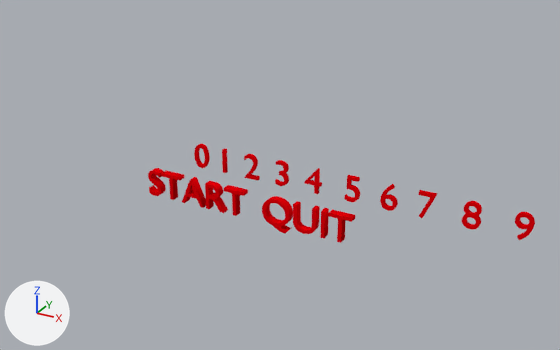
Before and after pictures for a commit that changed the Blender file Assets/Models/TutorialAssets/3DTextUI.blend.
Camera for both pictures: a 50 mm lens placed at (11.08, -16.54, 8.56), pointed at (2.1, -0.22, 0.39). Arrows for +X, +Y and +Z are at lower left; the lights stay in place.

In view in the first picture: '8', 'QUIT', 'START'.
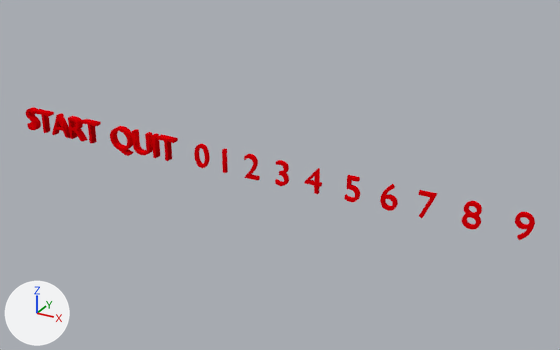
What the commit changed:
Object 'QUIT' (ob_quit) moves from (2.62, -2.04, 0.0) to (-3.75, 0.0, 0.0).
Object 'START' (ob_start) moves from (-0.75, -2.04, 0.0) to (-7.12, 0.0, 0.0).

Boxes (x1, y1, x2, y2) around the edits, measured in the pictures (560 x 350 px):
'START', moved
    before: (148, 168, 248, 216)
    after: (26, 107, 101, 144)
'QUIT', moved
    before: (262, 196, 355, 243)
    after: (110, 126, 178, 161)
